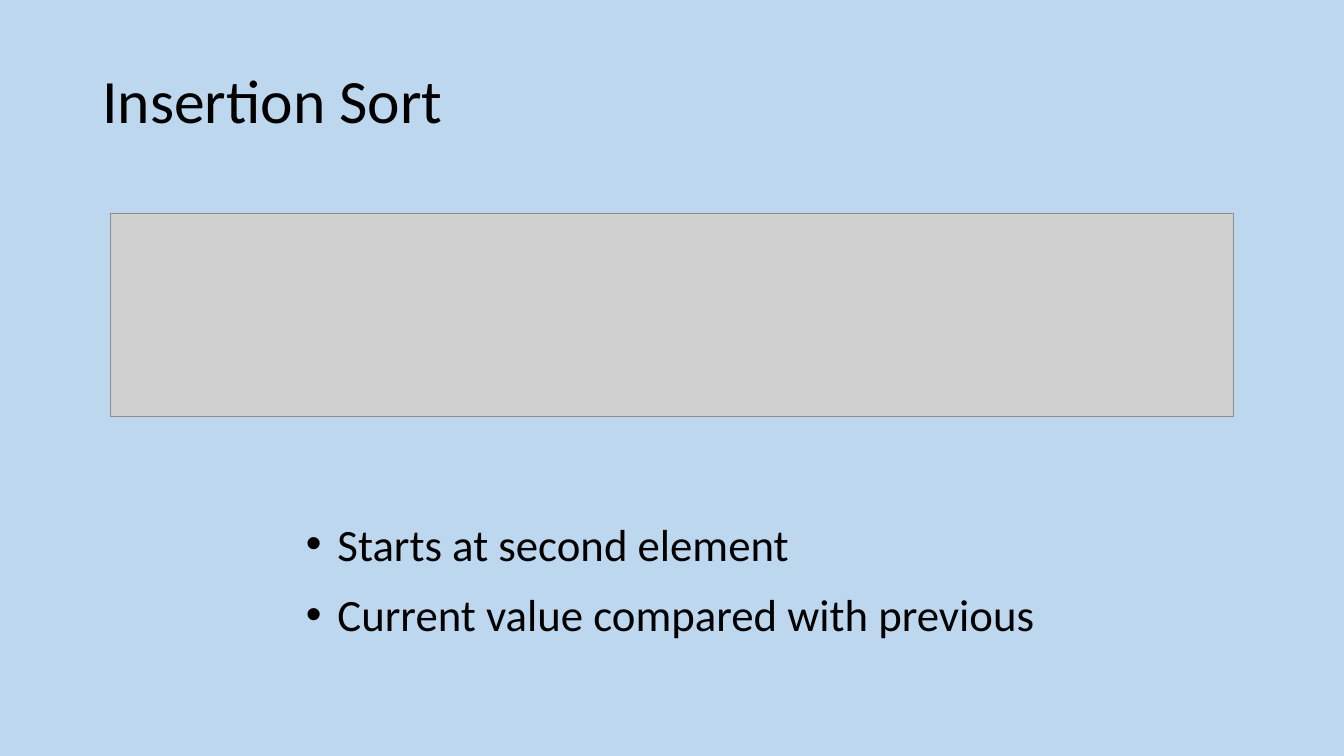
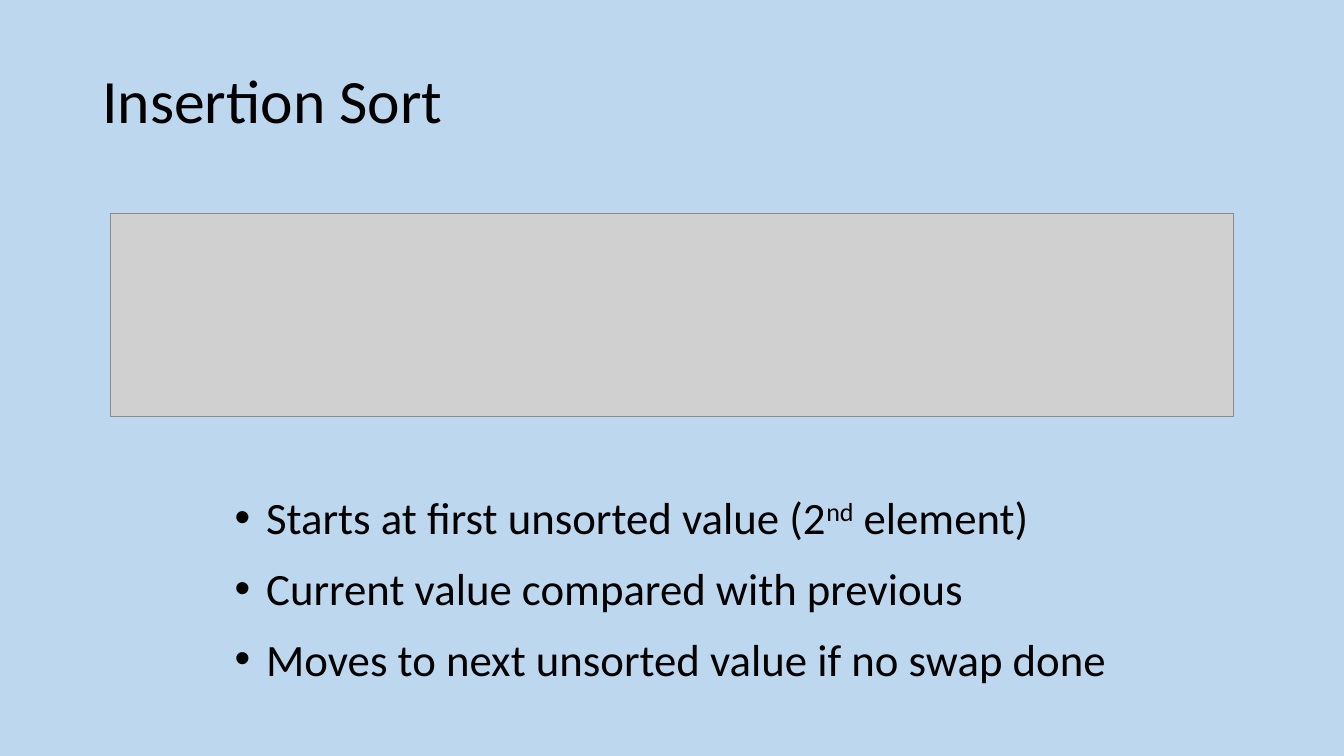
Before and after one commit to MrFriendCS/MrFriendCS.github.io, a slide deck: slide 38 of ah-cs/sdd/AH CS SDD Slides.pptx (slide 37 before the commit). Drawn at 1344x756 pixels with LibreOffice and Linux fonts; fonts in the diff are those of the drawing; grey boxes stand for pictures. Boxes give left, top, right and bottom in pixels: in the first picture for what was removed or moved away, otherwise in the second. Text is boxed around its words. In the diff, an @@ line names an element or a change of style, - is before the commit and + after.

```diff
--- a/ah-cs/sdd/AH CS SDD Slides.pptx
+++ b/ah-cs/sdd/AH CS SDD Slides.pptx
@@ text "Starts at first unsorted value ...": place and size @@
-text "Starts at first unsorted value ..." at box(337, 530, 1034, 639)
+text "Starts at first unsorted value ..." at box(266, 501, 1106, 684)
@@ text at box(266, 501, 1029, 540): text changed @@
-• Starts at second element
+• Starts at first unsorted value (2nd element)
@@ text at box(266, 645, 1106, 684): paragraph added @@
+• Moves to next unsorted value if no swap done
```
Also in this commit, not shown: 9 other slides changed, 2 slides added.
